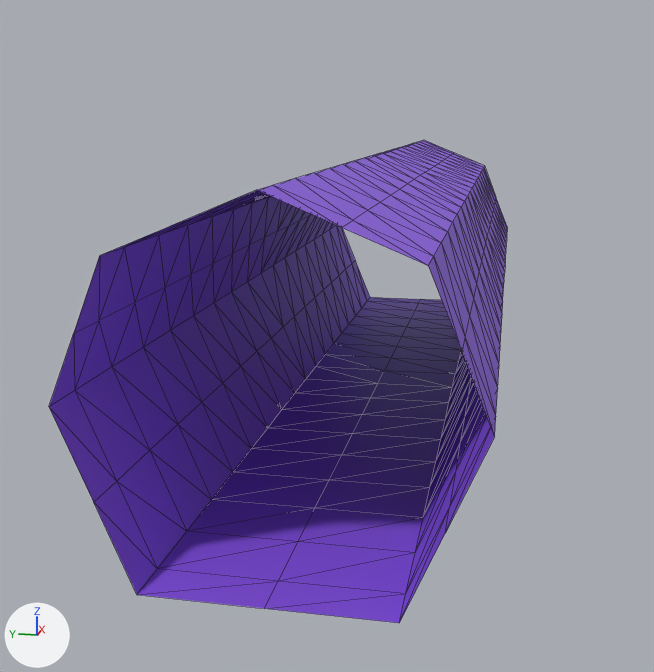
What one commit did to the glTF model models/timetunnel1-inside.glb.
Camera for both pictures: a 50 mm lens placed at (-2.17, 17.8, 4.55), pointed at (13.75, 20.98, 0.57). Every picture has the same lights, and +X, +Y and +Z are marked at lower left. Mesh edges are drawn as thin lines. Vertices at the same position are counted once.

Names of what the first picture shows: 'TimeTunnel.inside'.
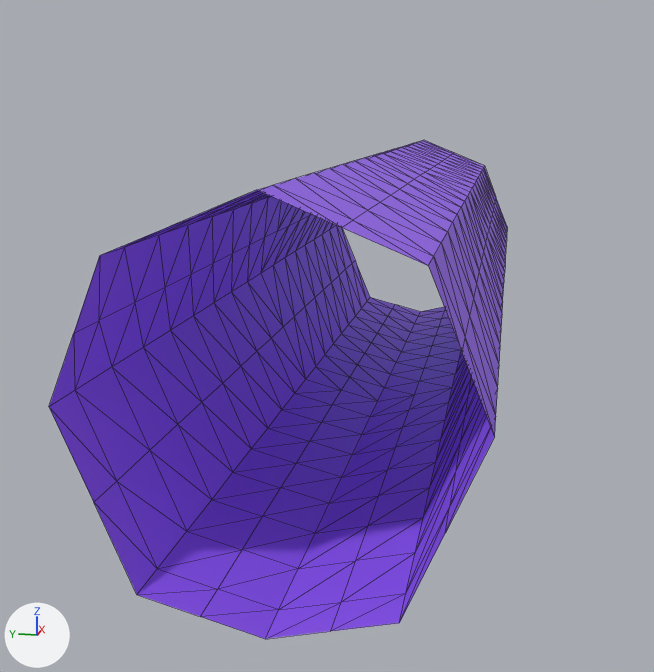
The newer file is also turned or shifted as a whole; pictures and numbers use the older file's frame.

Changed parts and their boxes (x1, y1, x2, y2) in the pictures (654 x 672 px):
'TimeTunnel.inside', recoloured, surface changed, reshaped
    before: (49, 140, 507, 623)
    after: (49, 140, 507, 639)
part 1 of me_icosphere_015, built on
    before: (137, 297, 461, 623)
    after: (137, 297, 461, 639)

What changed in the scene script:
```text
Change mat_material_timetunnel_inner:
    add mat_material_timetunnel_inner.emission_strength = 1.0
    add mat_material_timetunnel_inner.emission_color = (0.0262, 0.00953, 0.0799)  # dark purple #2d1950
Change me_icosphere_015:
    used by ob_timetunnel_inside; location = (14.18, 20.08, -0.04)
    remove me_icosphere_015.from_pydata(...)  # 266 vertices, 504 faces; spans x -8.2..8.2, y -2.3..2.3, z -0.4..3.9
    add me_icosphere_015.from_pydata(...)  # 304 vertices, 576 faces; spans x -8.2..8.2, y -2.3..2.3, z -0.7..3.9
    me_icosphere_015 part 1
    19 vertices are removed from x -8.2..8.2, y 0.0, z -0.4
    72 faces are deleted
    19 new vertices lie (0.0, 0.7, -0.1) away from vertices in x -8.2..8.2, y -1.4, z -0.4
    19 new vertices lie (0.0, 0.7, -0.2) away from vertices in x -8.2..8.2, y -0.7, z -0.5
    19 new vertices lie (0.0, -0.7, -0.1) away from vertices in x -8.2..8.2, y 1.4, z -0.4
    144 new faces join them
```
